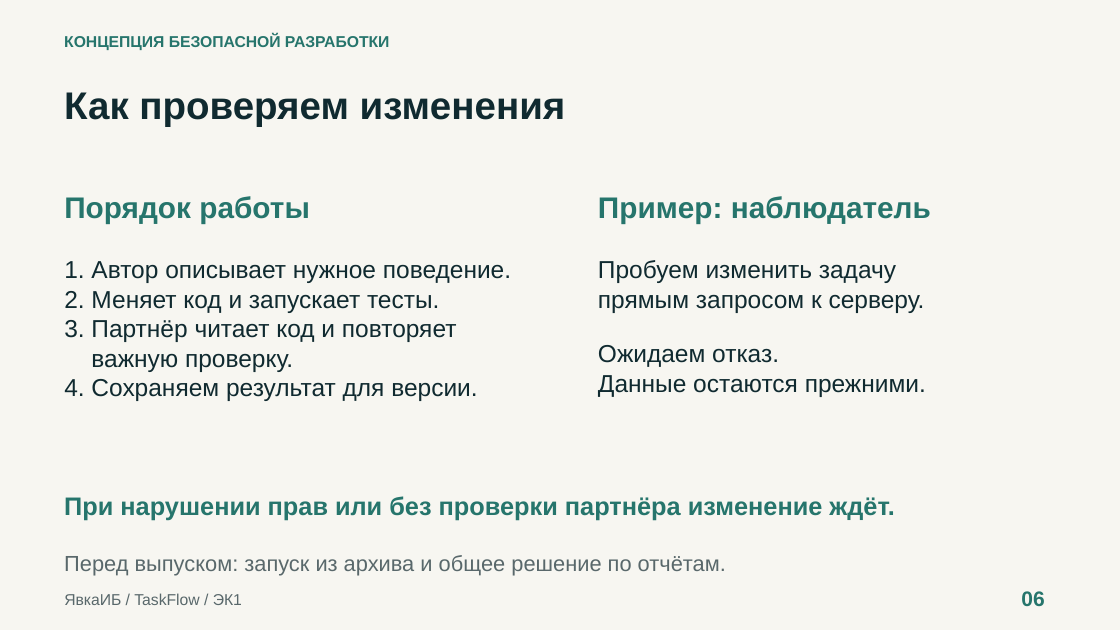
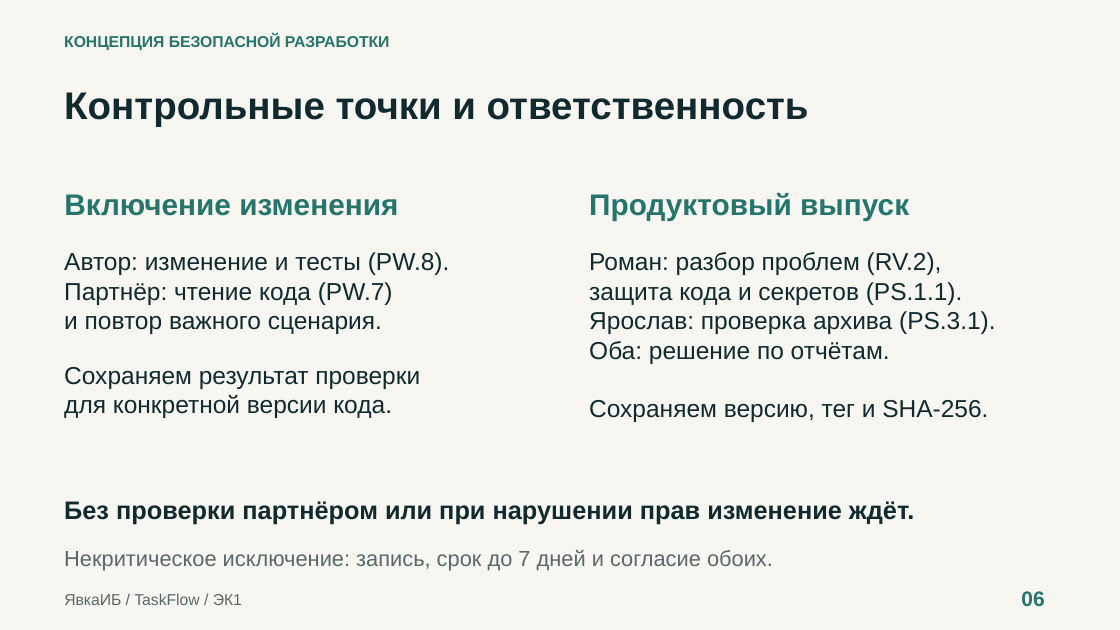
Before and after one commit to rbeketov/rbpo-yavkaib, a slide deck: slide 6 of presentation/taskflow-ek1.pptx. Drawn at 1120x630 pixels with LibreOffice and Linux fonts; fonts in the diff are those of the drawing. Boxes give left, top, right and bottom in pixels: in the first picture for what was removed or moved away, otherwise in the second. Text is boxed around its words. In the diff, an @@ line names an element or a change of style, - is before the commit and + after.

```diff
--- a/presentation/taskflow-ek1.pptx
+++ b/presentation/taskflow-ek1.pptx
@@ text at (64,92,809,127): text changed @@
-Как проверяем изменения
+Контрольные точки и ответственность
@@ text removed at (64,196,310,224) @@
-Порядок работы
@@ text added at (64,194,398,216), 25.5 pt, text #26756C, bold @@
+Включение изменения
@@ text added at (589,193,909,221), 25.5 pt, text #26756C, bold @@
+Продуктовый выпуск
@@ text removed at (598,196,931,224) @@
-Пример: наблюдатель
@@ text at (64,252,450,418): text changed @@
-1. Автор описывает нужное поведение.
-2. Меняет код и запускает тесты.
-3. Партнёр читает код и повторяет
-важную проверку.
-4. Сохраняем результат для версии.
+Автор: изменение и тесты (PW.8).
+Партнёр: чтение кода (PW.7)
+и повтор важного сценария.
+Сохраняем результат проверки
+для конкретной версии кода.
@@ text at (589,252,996,422): text changed @@
-Пробуем изменить задачу
-прямым запросом к серверу.
-Ожидаем отказ.
-Данные остаются прежними.
+Роман: разбор проблем (RV.2),
+защита кода и секретов (PS.1.1).
+Ярослав: проверка архива (PS.3.1).
+Оба: решение по отчётам.
+Сохраняем версию, тег и SHA-256.
@@ text at (64,501,914,525): text changed; text colour #26756C to #102A30 @@
-При нарушении прав или без проверки партнёра изменение ждёт.
+Без проверки партнёром или при нарушении прав изменение ждёт.
@@ text removed at (64,555,726,576) @@
-Перед выпуском: запуск из архива и общее решение по отчётам.
@@ text added at (64,550,773,571), 18.8 pt, text #59686B @@
+Некритическое исключение: запись, срок до 7 дней и согласие обоих.
```
Also in this commit, not shown: 6 other slides changed, 2 slides added, 2 slides removed, 4 other files.
